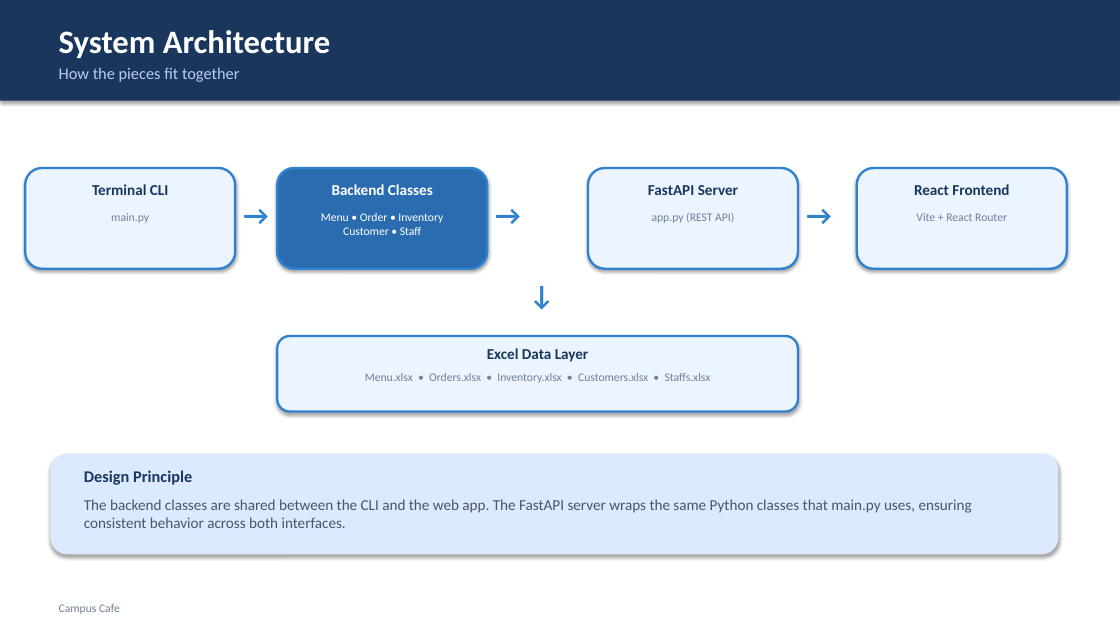
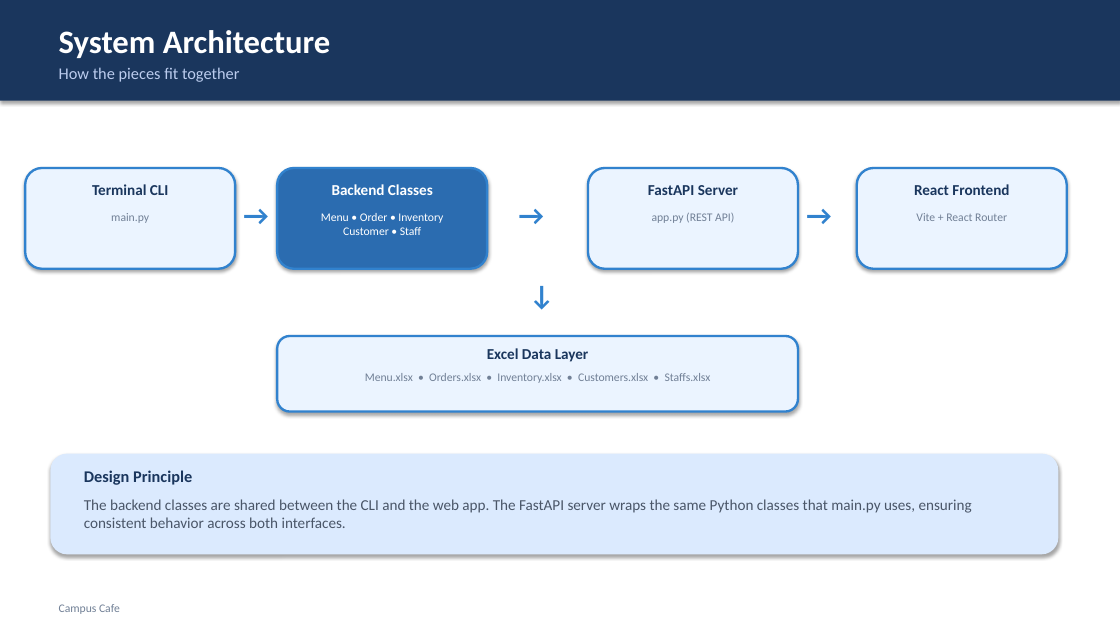
Before and after one commit to coding-jedi-ninja/CS_projects, a slide deck: slide 4 of CS_5001_Final_Presentation_Campus_Cafe_Project_Arja_Yanyan.pptx. Drawn at 1120x630 pixels with LibreOffice and Linux fonts; fonts in the diff are those of the drawing. Boxes give left, top, right and bottom in pixels: in the first picture for what was removed or moved away, otherwise in the second. Text is boxed around its words. In the diff, an @@ line names an element or a change of style, - is before the commit and + after.

```diff
--- a/CS_5001_Final_Presentation_Campus_Cafe_Project_Arja_Yanyan.pptx
+++ b/CS_5001_Final_Presentation_Campus_Cafe_Project_Arja_Yanyan.pptx
@@ text "→" rewrapped from box(487, 193, 529, 235) to box(487, 193, 576, 235) @@
```
Also in this commit, not shown: 3 other slides changed, 1 other file.
